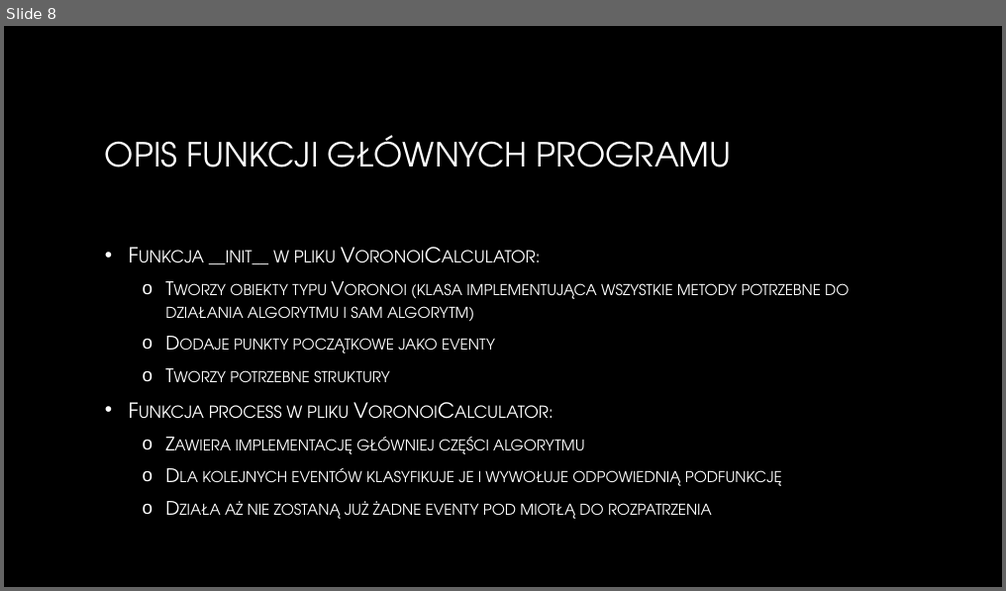
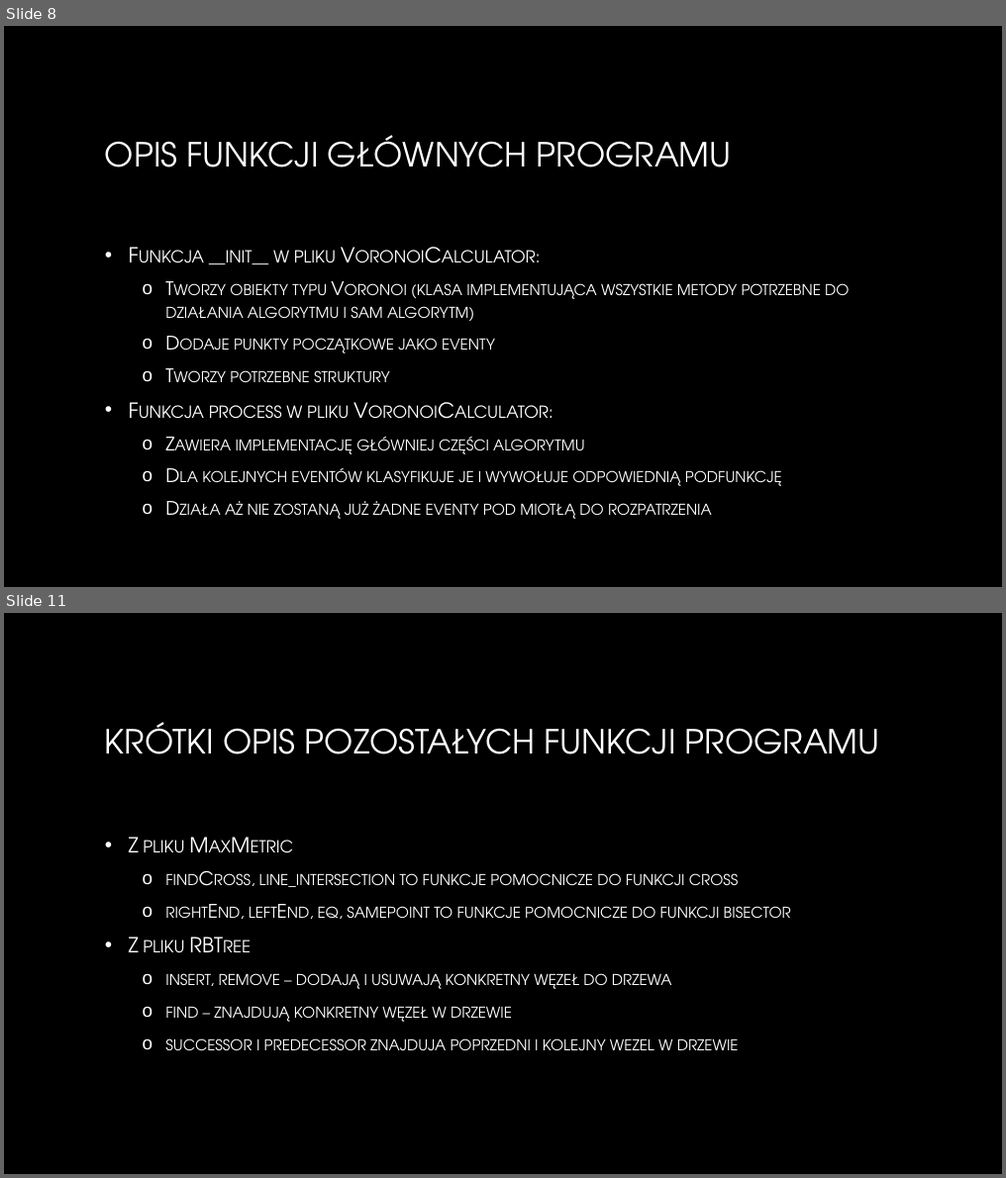
Before and after one commit to remilvus/VoronoiDiagram, a slide deck: VoronoiPrezentacja.pptx. Shown one above the other, each under a label of ours: slide 8 before the commit, slides 8 and 11 after it; the slides between them are not shown. The pictures are 1006x591 and 1006x1178 pixels, drawn with LibreOffice and Linux fonts; fonts in the diff are those of the drawing; background and template pictures are left out. Boxes give left, top, right and bottom in pixels: in the first picture for what was removed or moved away, otherwise in the second. Text is boxed around its words. In the diff, an @@ line names an element or a change of style, - is before the commit and + after.

```diff
--- a/VoronoiPrezentacja.pptx
+++ b/VoronoiPrezentacja.pptx
@@ slide 11 added at [4,613,1002,1174], background picture (left out) @@
@@ title added at [105,722,880,755], 32 pt, text gradient #FFFFFF to #A6A6A6 @@
+KRÓTKI OPIS POZOSTAŁYCH FUNKCJI PROGRAMU
@@ text added at [129,837,791,1052], 18 pt, text gradient #FFFFFF to #BFBFBF, small capitals @@
+• Z pliku MaxMetric
+  o findCross, line_intersection to funkcje pomocnicze do funkcji cross
+  o rightEnd, leftEnd, eq, samepoint to funkcje pomocnicze do funkcji bisector
+• Z pliku RBTree
+  o insert, remove – dodają i usuwają konkretny węzeł do drzewa
+  o find – znajdują konkretny węzeł w drzewie
+  o successor i predecessor znajduja poprzedni i kolejny wezel w drzewie
```
Also in this commit, not shown: 2 slides changed, 3 other slides added, 3 other files.
